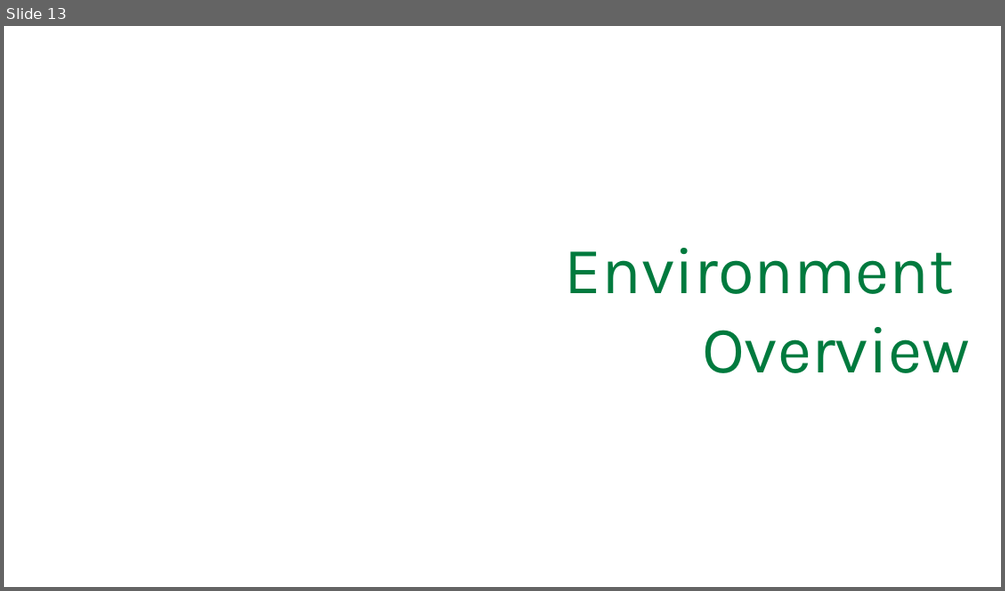
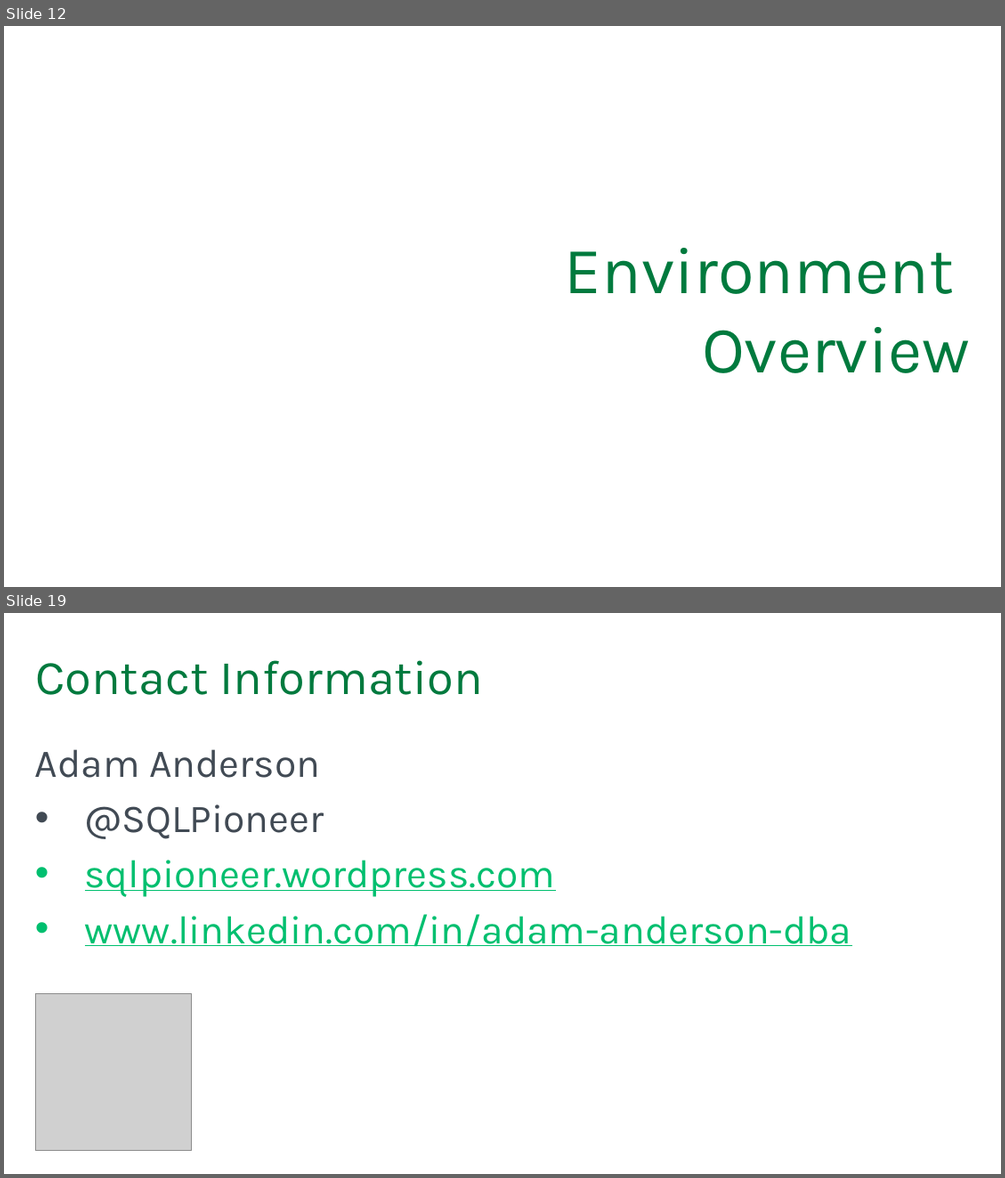
Before and after one commit to SQLPioneer/Presentations, a slide deck: Automation/EnvironmentAutomation.pptx. Shown one above the other, each under a label of ours: slide 13 before the commit, slides 12 and 19 after it; the slides between them are not shown. The pictures are 1005x591 and 1005x1178 pixels, drawn with LibreOffice and Linux fonts; fonts in the diff are those of the drawing; grey boxes stand for pictures; background and template pictures are left out. Boxes give left, top, right and bottom in pixels: in the first picture for what was removed or moved away, otherwise in the second. Text is boxed around its words. In the diff, an @@ line names an element or a change of style, - is before the commit and + after.

```diff
--- a/Automation/EnvironmentAutomation.pptx
+++ b/Automation/EnvironmentAutomation.pptx
@@ slide 19 added at <box>4,613,1001,1174</box>, background #FFFFFF @@
@@ title added at <box>35,660,483,695</box>, 44 pt, text #007A3E @@
+Contact Information
@@ text added at <box>35,749,852,947</box>, 36 pt, text #00BF6F, underline @@
+Adam Anderson
+• @SQLPioneer
+• sqlpioneer.wordpress.com
+• www.linkedin.com/in/adam-anderson-dba
@@ picture added at <box>35,994,191,1150</box> @@
@@ what was slide 13 is now slide 12 @@
```
Also in this commit, not shown: 3 slides changed, 3 other slides added, 5 slides removed, 4 other files.
